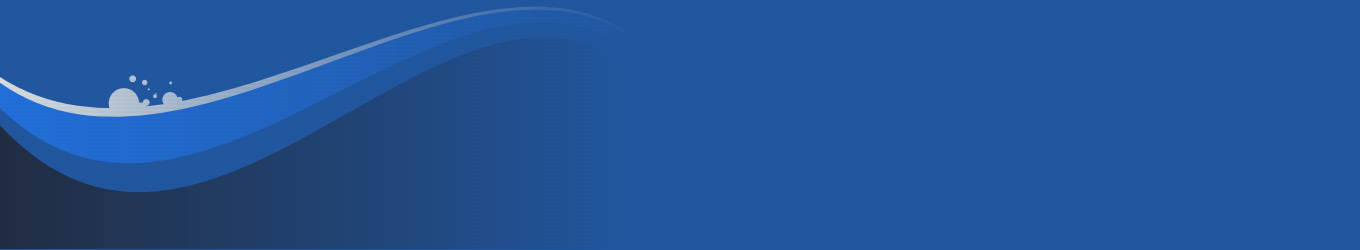
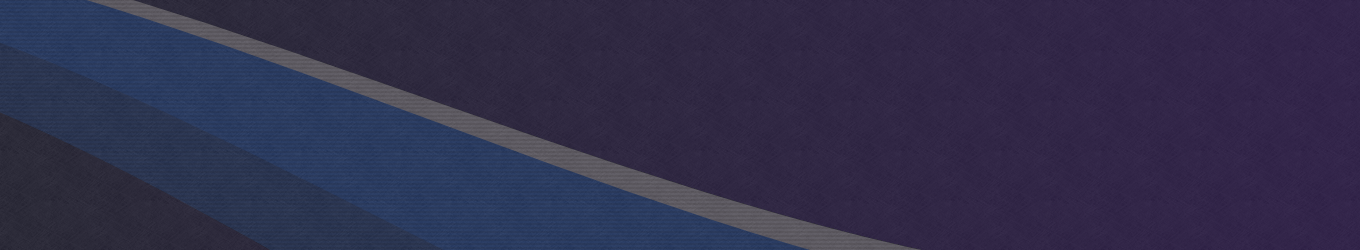
Comparing the layer stacks of the two 1360x250 images. Changes:
"Color#2": opacity 15% → 10%, painted on it over [left=0, top=0, right=1360, bottom=250]
"Color#1": opacity 15% → 10%, painted on it over [left=0, top=0, right=1360, bottom=250]
added layer "Shadow#2" (10%) above "Shadow#1" over [left=28, top=0, right=1360, bottom=250]
added layer "Shadow#1" (15%) above "Pattern (Stripes)" over [left=28, top=0, right=1360, bottom=250]
added layer "Pattern (Stripes)" (10%) above "Pattern (Paper)" over [left=0, top=0, right=917, bottom=249]
renamed "Pattern" to "Pattern (Paper)", opacity 3% → 15%, painted on it over [left=0, top=0, right=1360, bottom=250]
removed layer "1360x250.png#15" over [left=0, top=0, right=1360, bottom=250]
added layer "Motif" (30%) above "Background" over [left=0, top=0, right=921, bottom=250]
added layer "Background" over [left=0, top=0, right=1360, bottom=250]
